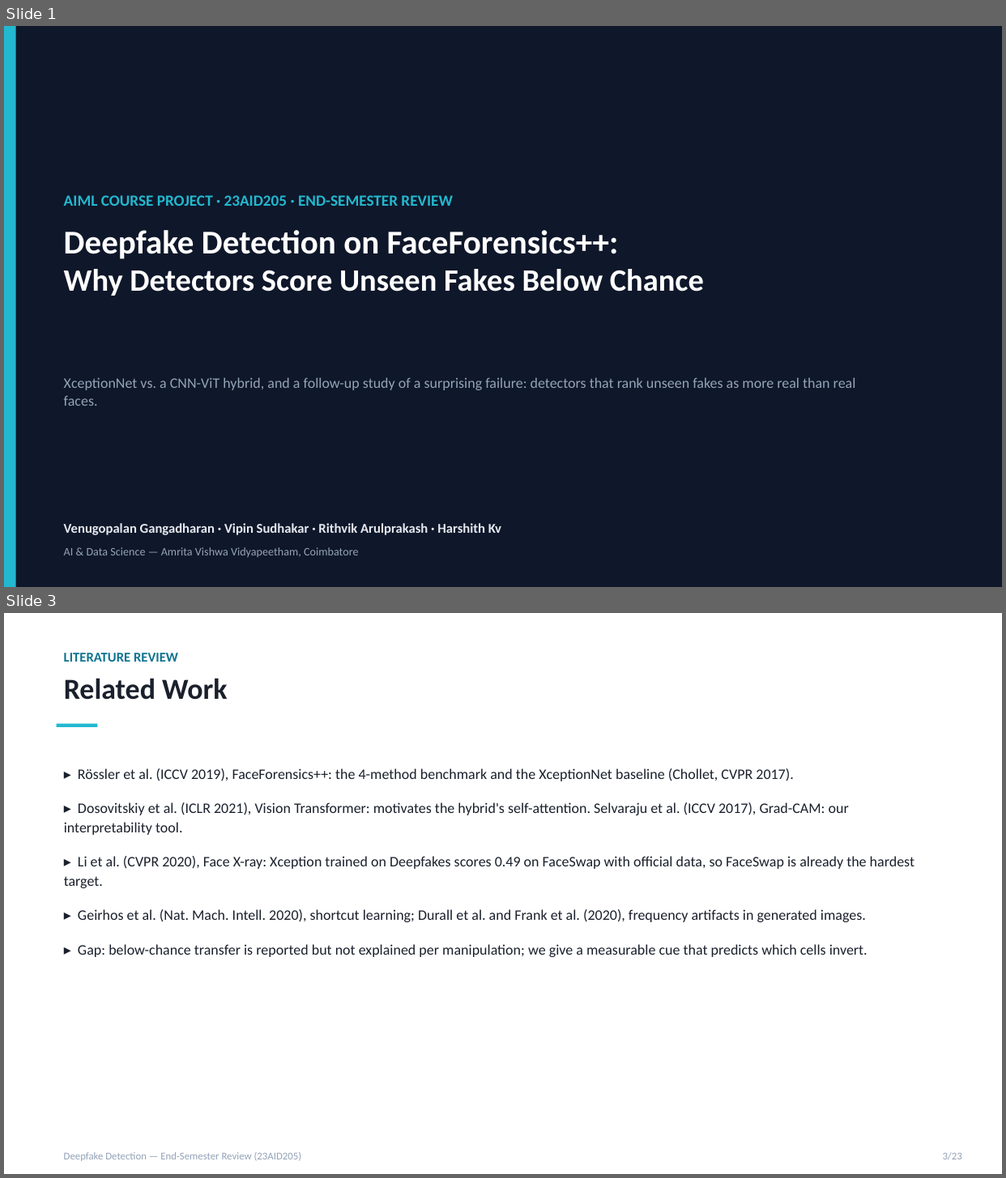
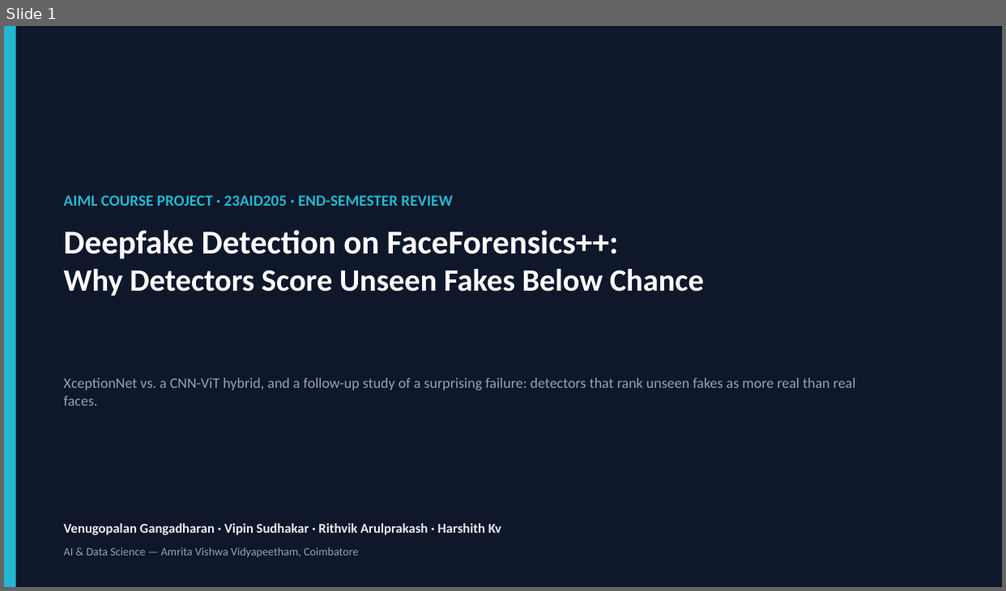
Before and after one commit to DUNE-ODYSSEY/deepfake-detection, a slide deck: docs/end_review_presentation.pptx. Shown one above the other, each under a label of ours: slides 1 and 3 before the commit, slide 1 after it; the slides between them are not shown. The pictures are 1006x1178 and 1006x591 pixels, drawn with LibreOffice and Linux fonts; fonts in the diff are those of the drawing. Boxes give left, top, right and bottom in pixels: in the first picture for what was removed or moved away, otherwise in the second. Text is boxed around its words. In the diff, an @@ line names an element or a change of style, - is before the commit and + after.

Commit message:
End-semester review deck: shortened to 13 slides

```diff
--- a/docs/end_review_presentation.pptx
+++ b/docs/end_review_presentation.pptx
@@ slide 3 removed at [4, 613, 1002, 1174], background #FFFFFF @@
@@ text removed at [64, 653, 178, 662] @@
-LITERATURE REVIEW
@@ text removed at [64, 678, 227, 700] @@
-Related Work
@@ rectangle removed at [57, 724, 98, 726] @@
@@ text removed at [64, 769, 914, 957] @@
-▸ Rössler et al. (ICCV 2019), FaceForensics++: the 4-method benchmark and the XceptionNet baseline (Chollet, CVPR 2017).
-▸ Dosovitskiy et al. (ICLR 2021), Vision Transformer: motivates the hybrid's self-attention. Selvaraju et al. (ICCV 2017), Grad-CAM: our interpretability tool.
-▸ Li et al. (CVPR 2020), Face X-ray: Xception trained on Deepfakes scores 0.49 on FaceSwap with official data, so FaceSwap is already the hardest target.
-▸ Geirhos et al. (Nat. Mach. Intell. 2020), shortcut learning; Durall et al. and Frank et al. (2020), frequency artifacts in generated images.
-▸ Gap: below-chance transfer is reported but not explained per manipulation; we give a measurable cue that predicts which cells invert.
@@ text removed at [64, 1152, 302, 1161] @@
-Deepfake Detection — End-Semester Review (23AID205)
@@ text removed at [943, 1152, 962, 1160] @@
-3/23
```
Also in this commit, not shown: 11 slides changed, 1 slide added, 10 other slides removed.
